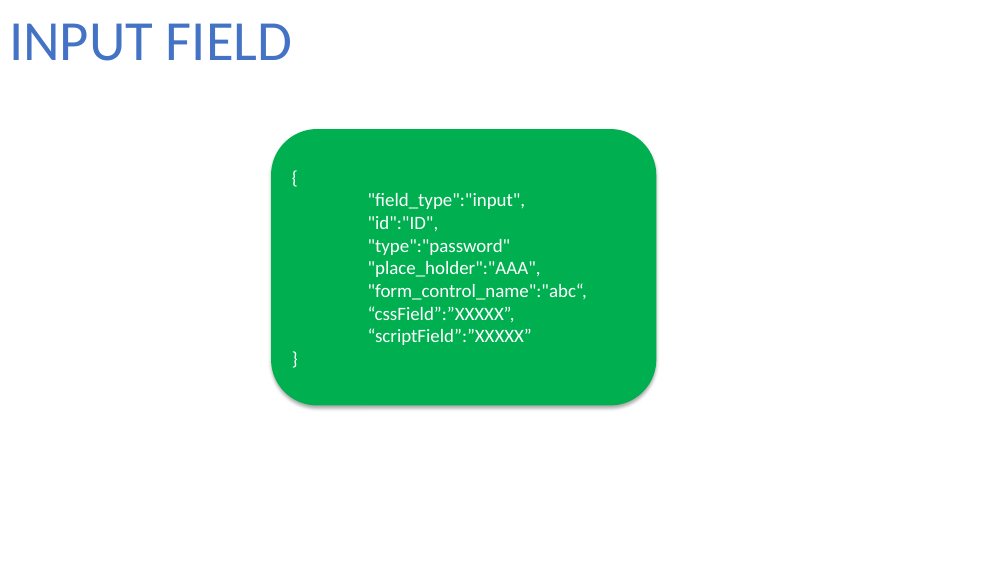
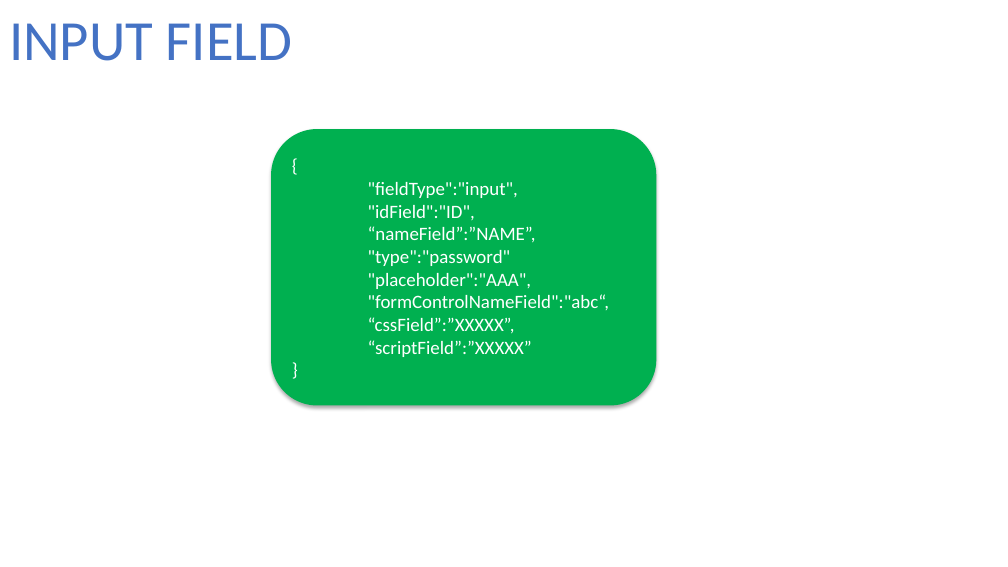
Before and after one commit to fxanhkhoa/Generator_ReactiveForm, a slide deck: slide 2 of Documents/design/JsonForField.pptx. Drawn at 1008x567 pixels with LibreOffice and Linux fonts; fonts in the diff are those of the drawing. Boxes give left, top, right and bottom in pixels: in the first picture for what was removed or moved away, otherwise in the second. Text is boxed around its words. In the diff, an @@ line names an element or a change of style, - is before the commit and + after.

Commit message:
doing select form

```diff
--- a/Documents/design/JsonForField.pptx
+++ b/Documents/design/JsonForField.pptx
@@ text in rounded rectangle at [368, 182, 536, 243]: text changed @@
-"field_type":"input",
-"id":"ID",
+"fieldType":"input",
+"idField":"ID",
+“nameField”:”NAME”,
@@ text in rounded rectangle at [368, 273, 610, 310]: text changed @@
-"place_holder":"AAA",
-"form_control_name":"abc“,
+"placeholder":"AAA",
+"formControlNameField":"abc“,
```
Also in this commit, not shown: 2 slides added, 3 other files.
